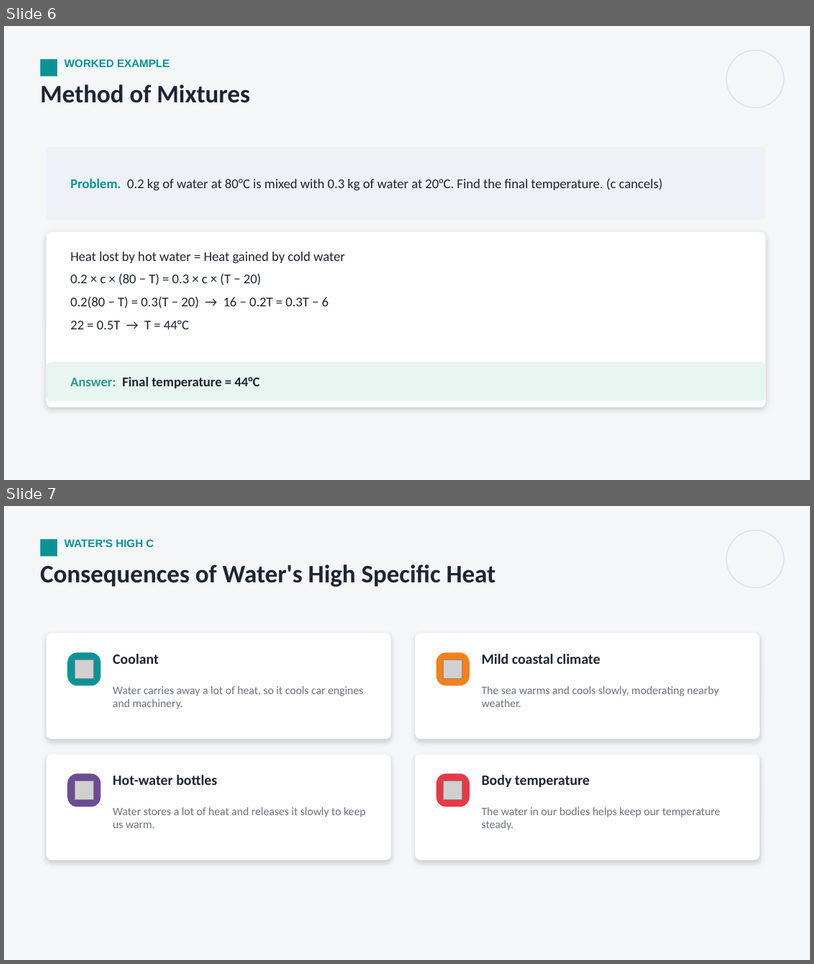
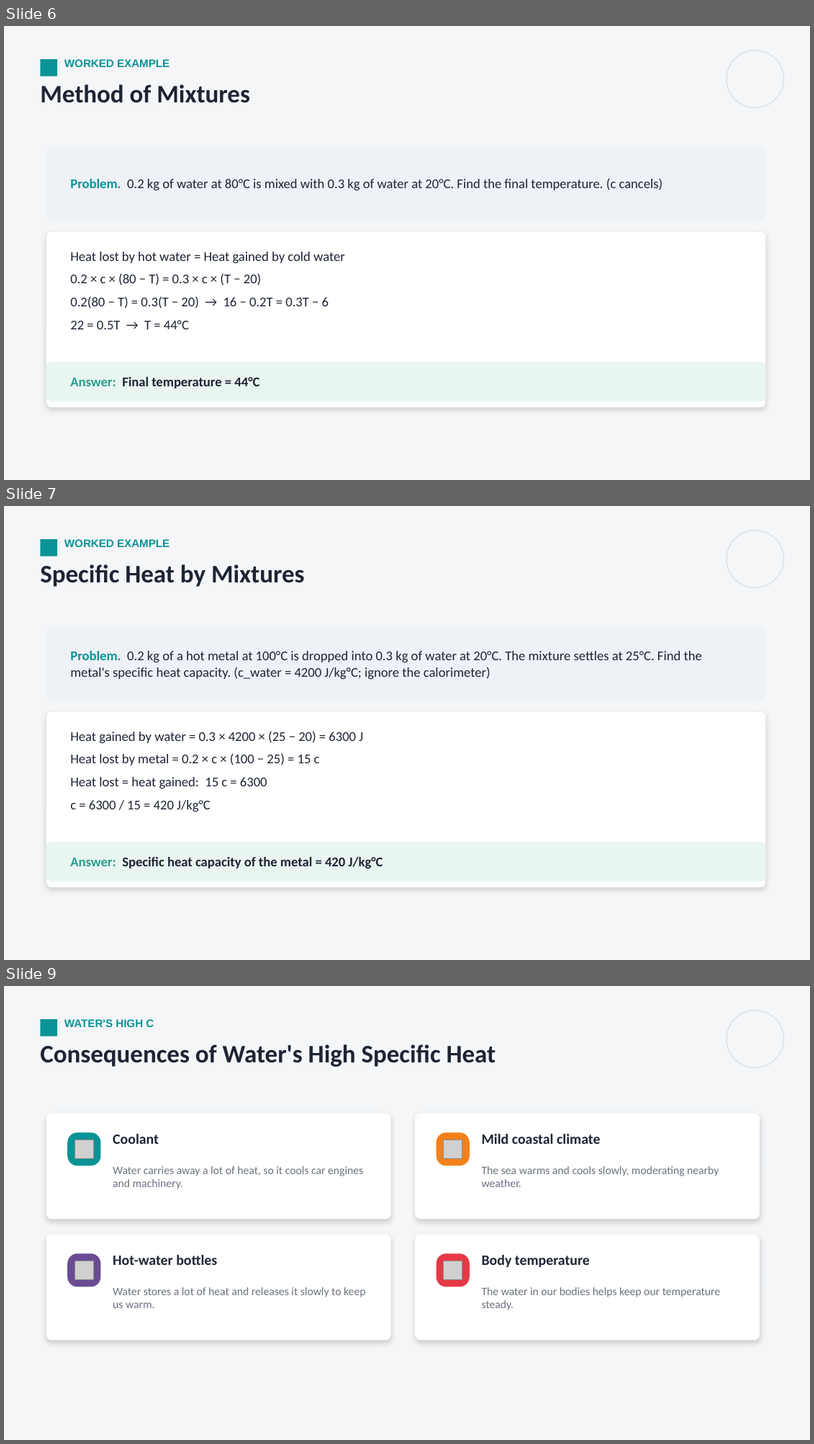
Before and after one commit to parmeshwars2911/MyFirstAR, a slide deck: ppt/Grade10/G10_S112_Calorimetry_2.pptx. Shown one above the other, each under a label of ours: slides 6 and 7 before the commit, slides 6, 7 and 9 after it; the slides between them are not shown. The pictures are 814x964 and 814x1444 pixels, drawn with LibreOffice and Linux fonts; fonts in the diff are those of the drawing; grey boxes stand for pictures. Boxes give left, top, right and bottom in pixels: in the first picture for what was removed or moved away, otherwise in the second. Text is boxed around its words. In the diff, an @@ line names an element or a change of style, - is before the commit and + after.

```diff
--- a/ppt/Grade10/G10_S112_Calorimetry_2.pptx
+++ b/ppt/Grade10/G10_S112_Calorimetry_2.pptx
@@ slide 7 added at box(4, 506, 810, 960), background #F4F6F8 @@
@@ rectangle added at box(40, 539, 57, 556), fill #0A9396 @@
@@ text added at box(64, 539, 170, 547), 13 pt, text #0A9396, bold @@
+WORKED EXAMPLE
@@ ellipse added at box(727, 530, 784, 587), outline #DDE2E8 1.25 pt @@
@@ text added at box(40, 564, 305, 587), 30 pt, text #1D2433, bold @@
+Specific Heat by Mixtures
@@ rounded rectangle added at box(46, 627, 766, 700), fill #EEF2F7 @@
@@ text added at box(70, 651, 702, 679), 16 pt, text #1D2433 @@
+Problem. 0.2 kg of a hot metal at 100°C is dropped into 0.3 kg of water at 20°C. The mixture settles at 25°C. Find the metal's specific heat capacity. (c_water = 4200 J/kg°C; ignore the calorimeter)
@@ rounded rectangle added at box(46, 712, 766, 887), fill #FFFFFF @@
@@ text added at box(70, 731, 363, 811), 16 pt, text #1D2433 @@
+Heat gained by water = 0.3 × 4200 × (25 − 20) = 6300 J
+Heat lost by metal = 0.2 × c × (100 − 25) = 15 c
+Heat lost = heat gained: 15 c = 6300
+c = 6300 / 15 = 420 J/kg°C
@@ rounded rectangle added at box(46, 842, 766, 881), fill #E9F5F0 @@
@@ text added at box(70, 857, 383, 868), 16 pt, text #1D2433, bold @@
+Answer: Specific heat capacity of the metal = 420 J/kg°C
@@ what was slide 7 is now slide 9 @@
```
Also in this commit, not shown: 1 other slide added, 3 other files.
